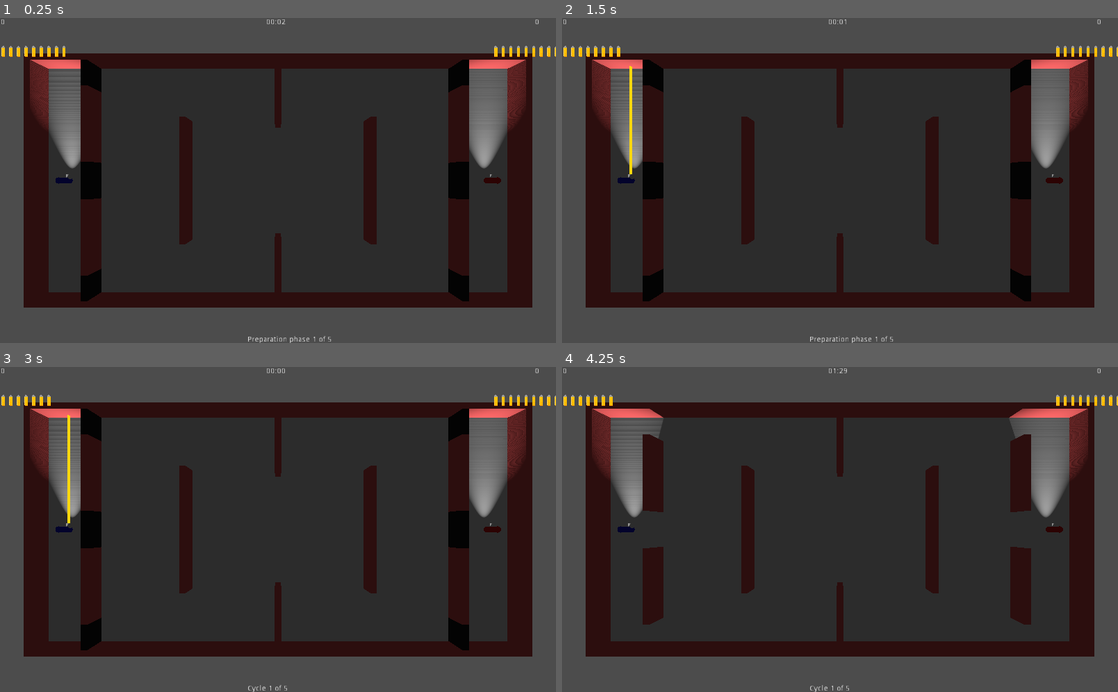
Above: before the commit, frames 1-4 (two rows, left to right).
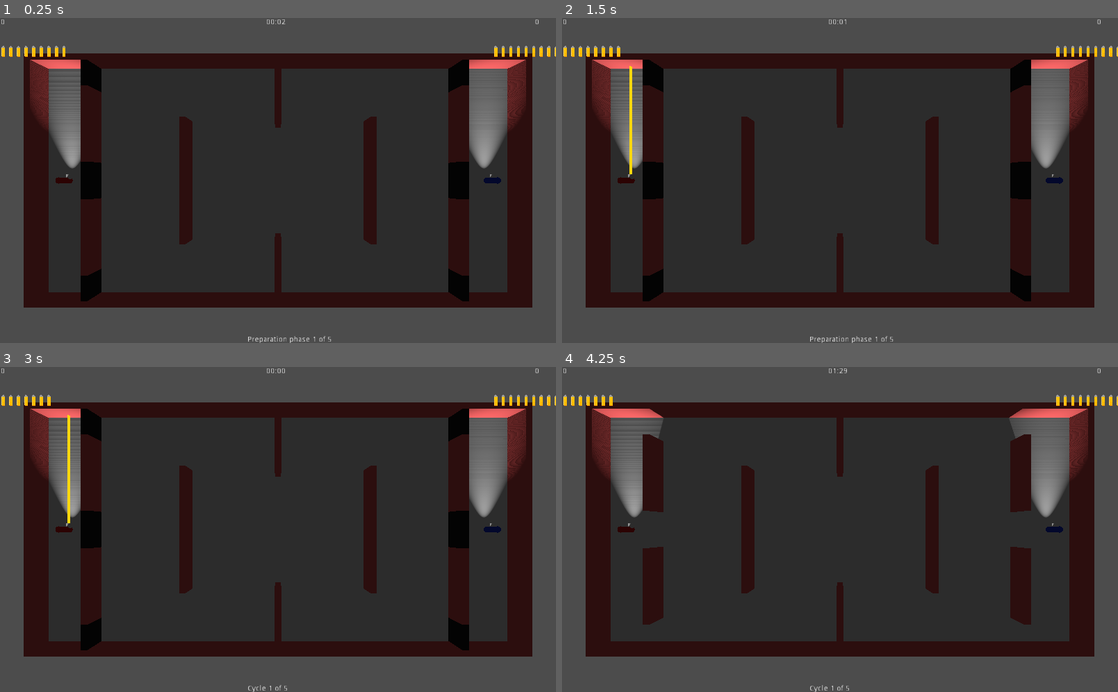
Above: after the commit, the same moments.

Repository: lizrad/fpspf
Game: Godot game, scene res://World.tscn
Same seed, same stepped clock (60 frames per second), same inputs: the game is played once before the commit and once after it.
Inputs:
- Up to frame 1 (0.25 s): no input
- Up to frame 2 (1.5 s): tap Enter at 0.5 s; tap Space at 1.25 s
- Up to frame 3 (3 s): tap Enter at 2 s; tap Space at 2.75 s
- Up to frame 4 (4.25 s): no input

The runs differ from the first frame. In frame 1, 0.1% of the frame differs, in the area x 10-91%, y 48-52%; in frame 2, 0.1%; in frame 3, 0.1%; in frame 4, 0.1%.

Commit message:
#12 Define player and ghost material as resources instead of setting color

Diff:
--- /dev/null
+++ b/Players/Ghost1Material.tres
@@ -0,0 +1,4 @@
+[gd_resource type="SpatialMaterial" format=2]
+
+[resource]
+albedo_color = Color( 0, 0.576471, 1, 1 )
--- /dev/null
+++ b/Players/Ghost2Material.tres
@@ -0,0 +1,4 @@
+[gd_resource type="SpatialMaterial" format=2]
+
+[resource]
+albedo_color = Color( 1, 0, 0.423529, 1 )
--- /dev/null
+++ b/Players/Player1Material.tres
@@ -0,0 +1,4 @@
+[gd_resource type="SpatialMaterial" format=2]
+
+[resource]
+albedo_color = Color( 0, 0.27451, 1, 1 )
--- /dev/null
+++ b/Players/Player2Material.tres
@@ -0,0 +1,4 @@
+[gd_resource type="SpatialMaterial" format=2]
+
+[resource]
+albedo_color = Color( 1, 0, 0, 1 )
--- a/Players/PlayerManager.gd
+++ b/Players/PlayerManager.gd
@@ -2,7 +2,9 @@
 class_name PlayerManager
 
 export var player_id: int # The id of the player this manager manages
-export var player_color: Color
+export var player_material: Resource
+export var ghost_material: Resource
+export var shot_material: Resource # or color? TODO: where is this used?
 
 signal active_player_died
 signal ghost_player_died
@@ -16,19 +18,14 @@
 func _ready():
 	active_player = active_player_scene.instance()
 	active_player.id = player_id
-	_set_pawn_color(active_player.get_node("PlayerMesh/CharacterMesh"))
+	_set_pawn_material(active_player.get_node("PlayerMesh/CharacterMesh"), player_material)
 
 	add_child(active_player)
 
 	active_player.connect("died", self, "_on_player_died")
 
 
-func _set_pawn_color(mesh : MeshInstance) -> void:
-	# mesh material override
-	#var material = mesh.get_surface_material(0)
-	# create new mesh material
-	var material = SpatialMaterial.new()
-	material.albedo_color = player_color
+func _set_pawn_material(mesh : MeshInstance, material : Resource) -> void:
 	mesh.set_surface_material(0, material)
 
 
@@ -41,7 +38,7 @@
 	var new_ghost = ghost_player_scene.instance()
 	new_ghost.movement_record = movement_record
 	new_ghost.connect("died", self, "_on_ghost_died")
-	_set_pawn_color(new_ghost.get_node("PlayerMesh/CharacterMesh"))
+	_set_pawn_material(new_ghost.get_node("PlayerMesh/CharacterMesh"), ghost_material)
 
 	add_child(new_ghost)
 
--- a/Players/PlayerMesh.tscn
+++ b/Players/PlayerMesh.tscn
@@ -1,13 +1,12 @@
 [gd_scene load_steps=4 format=2]
+
+[ext_resource path="res://Players/Ghost1Material.tres" type="Material" id=1]
 
 [sub_resource type="CylinderMesh" id=1]
 top_radius = 0.5
 bottom_radius = 0.5
 
-[sub_resource type="SpatialMaterial" id=2]
-albedo_color = Color( 0, 0.27451, 1, 1 )
-
-[sub_resource type="CubeMesh" id=3]
+[sub_resource type="CubeMesh" id=2]
 size = Vector3( 0.5, 0.5, 0.5 )
 
 [node name="PlayerMesh" type="Spatial"]
@@ -15,9 +14,9 @@
 [node name="CharacterMesh" type="MeshInstance" parent="."]
 transform = Transform( 1, 0, 0, 0, 1, 0, 0, 0, 1, 0, 1, 0 )
 mesh = SubResource( 1 )
-material/0 = SubResource( 2 )
+material/0 = ExtResource( 1 )
 
 [node name="ForwardMesh" type="MeshInstance" parent="."]
 transform = Transform( 1, 0, 0, 0, 1, 0, 0, 0, 1, 0, 1.57337, -0.607265 )
-mesh = SubResource( 3 )
+mesh = SubResource( 2 )
 material/0 = null
--- a/World.tscn
+++ b/World.tscn
@@ -1,9 +1,13 @@
-[gd_scene load_steps=5 format=2]
+[gd_scene load_steps=9 format=2]
 
 [ext_resource path="res://Players/PlayerManager.tscn" type="PackedScene" id=1]
 [ext_resource path="res://World.gd" type="Script" id=2]
+[ext_resource path="res://Players/Player1Material.tres" type="Material" id=3]
+[ext_resource path="res://Players/Player2Material.tres" type="Material" id=4]
 [ext_resource path="res://Level/LevelManager.tscn" type="PackedScene" id=5]
 [ext_resource path="res://UI/HUD.tscn" type="PackedScene" id=6]
+[ext_resource path="res://Players/Ghost1Material.tres" type="Material" id=7]
+[ext_resource path="res://Players/Ghost2Material.tres" type="Material" id=8]
 
 [node name="World" type="Spatial"]
 script = ExtResource( 2 )
@@ -14,14 +18,16 @@
 
 [node name="PlayerManagers" type="Spatial" parent="."]
 
-[node name="PlayerManager" parent="PlayerManagers" instance=ExtResource( 1 )]
+[node name="PlayerManager1" parent="PlayerManagers" instance=ExtResource( 1 )]
 transform = Transform( 1, 0, 0, 0, 1, 0, 0, 0, 1, 35, 0, 0 )
-player_color = Color( 1, 0, 0, 1 )
+player_material = ExtResource( 3 )
+ghost_material = ExtResource( 7 )
 
 [node name="PlayerManager2" parent="PlayerManagers" instance=ExtResource( 1 )]
 transform = Transform( 1, 0, 0, 0, 1, 0, 0, 0, 1, -35, 0, 0 )
 player_id = 1
-player_color = Color( 0, 0, 1, 1 )
+player_material = ExtResource( 4 )
+ghost_material = ExtResource( 8 )
 
 [node name="LevelManager" parent="." instance=ExtResource( 5 )]
 transform = Transform( 1, 0, 0, 0, 1, 0, 0, 0, 1, 0, -1, 0 )
